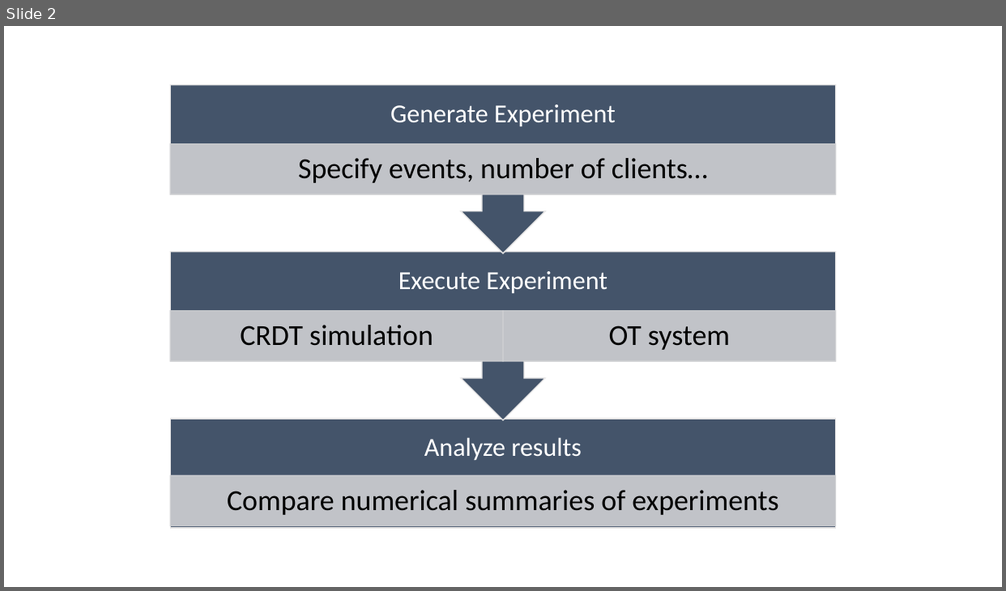
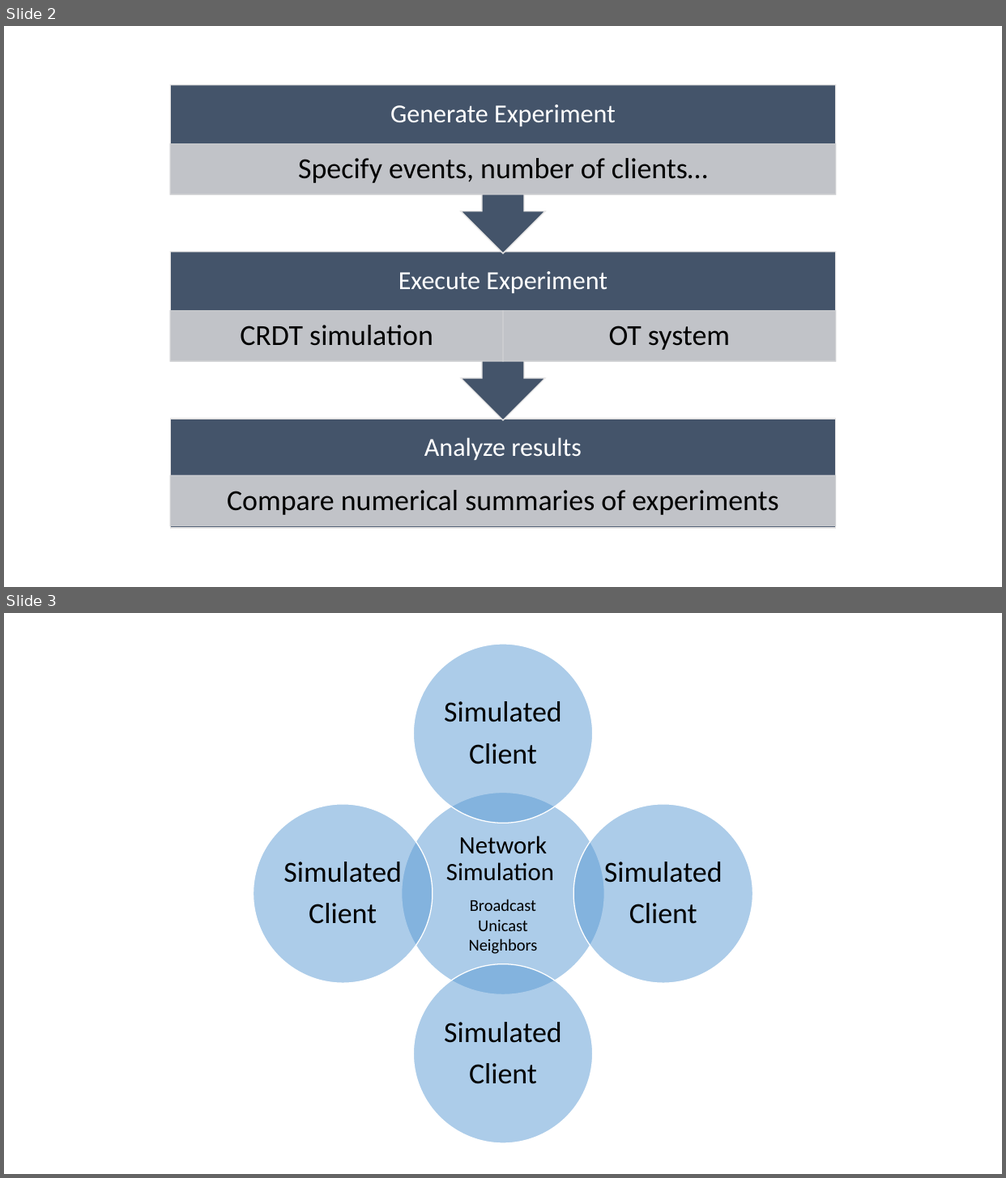
Before and after one commit to flyingsilverfin/PartII_Dissertation, a slide deck: progress_report/presentation.pptx. Shown one above the other, each under a label of ours: slide 2 before the commit, slides 2 and 3 after it. The pictures are 1006x591 and 1006x1178 pixels, drawn with LibreOffice and Linux fonts; fonts in the diff are those of the drawing. Boxes give left, top, right and bottom in pixels: in the first picture for what was removed or moved away, otherwise in the second. Text is boxed around its words. In the diff, an @@ line names an element or a change of style, - is before the commit and + after.

```diff
--- a/progress_report/presentation.pptx
+++ b/progress_report/presentation.pptx
@@ slide 3 added at <box>4,613,1002,1174</box>, background #FFFFFF @@
@@ group added at <box>253,644,752,1143</box>: 5 ellipses, 5 texts @@
+Network Simulation
+Broadcast
+Unicast
+Neighbors
+Simulated
+Client
+Simulated
+Client
+Simulated
+Client
+Simulated
+Client
```
Also in this commit, not shown: 2 slides changed, 1 slide removed, 47 other files.
